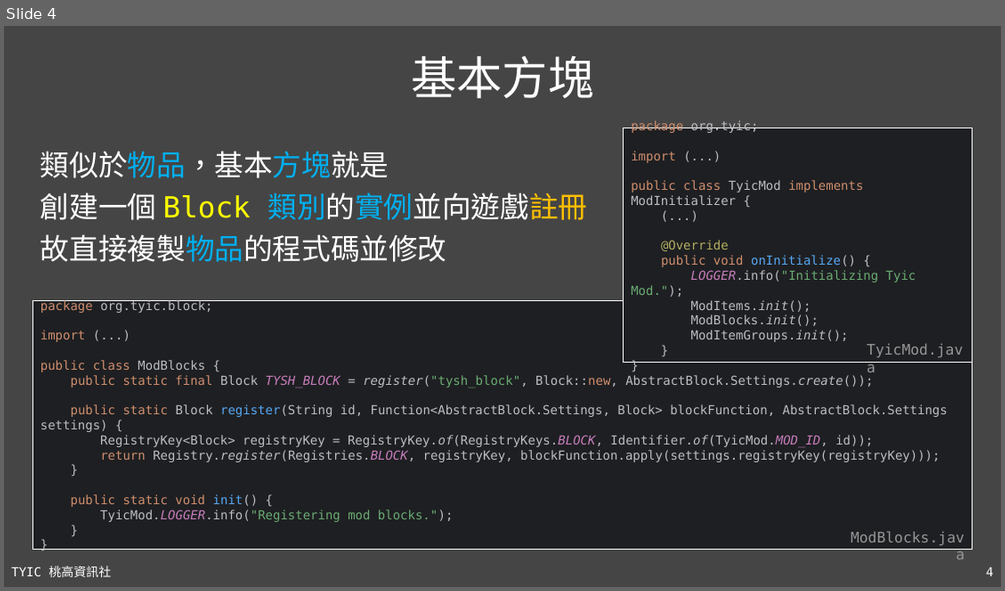
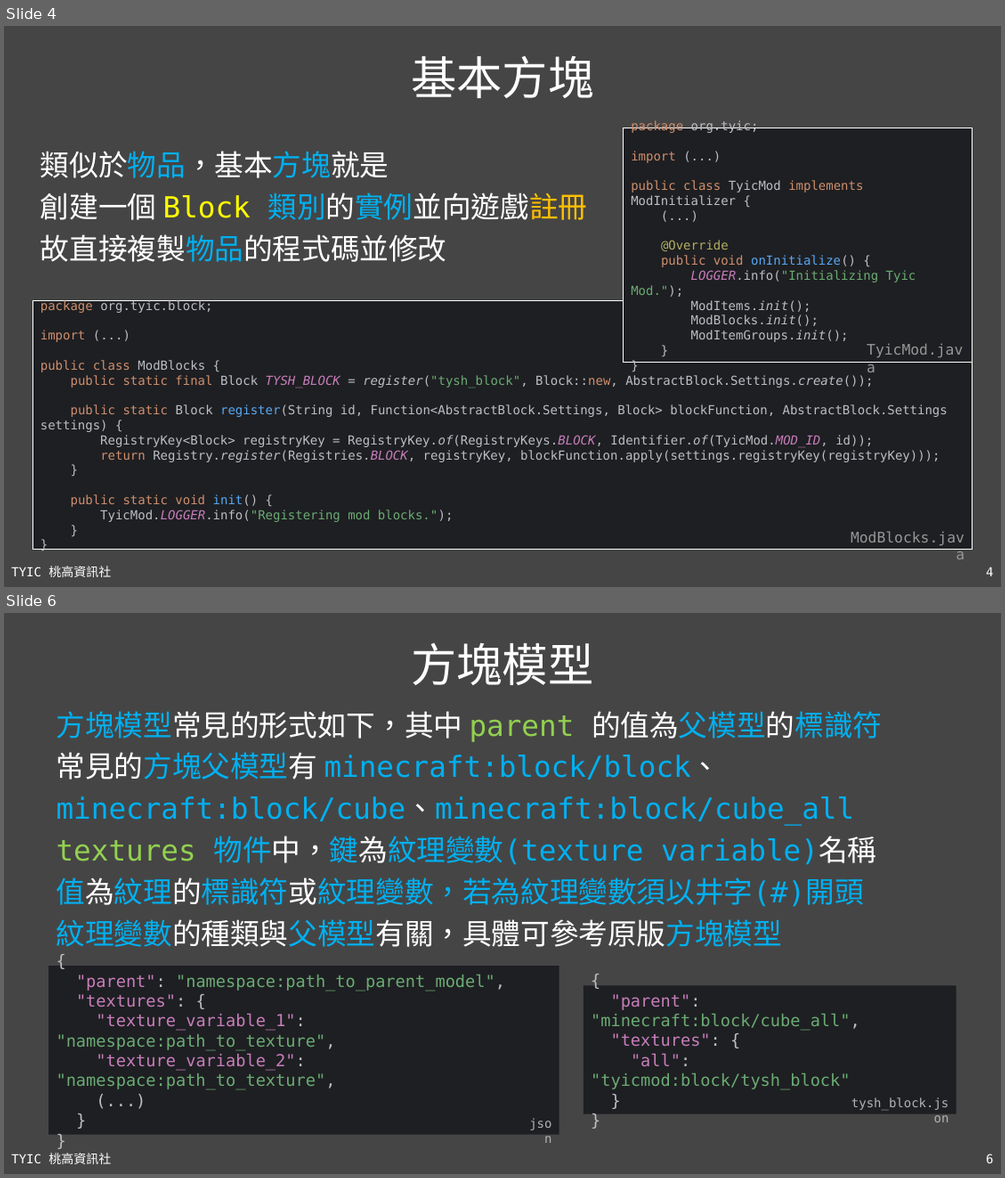
Before and after one commit to TYSHIC/slides, a slide deck: ppt/52_Java專案：方塊.pptx. Shown one above the other, each under a label of ours: slide 4 before the commit, slides 4 and 6 after it; the slides between them are not shown. The pictures are 1005x591 and 1005x1178 pixels, drawn with LibreOffice and Linux fonts; fonts in the diff are those of the drawing. Boxes give left, top, right and bottom in pixels: in the first picture for what was removed or moved away, otherwise in the second. Text is boxed around its words. In the diff, an @@ line names an element or a change of style, - is before the commit and + after.

```diff
--- a/ppt/52_Java專案：方塊.pptx
+++ b/ppt/52_Java專案：方塊.pptx
@@ slide 6 added at [4, 613, 1001, 1174], background #454545; not listed: 2 template elements that a slide beside it also shows @@
@@ title added at [411, 643, 593, 685], 44 pt, text #FFFFFF @@
+方塊模型
@@ text added at [57, 711, 882, 947], 28 pt, text #00B0F0 @@
+方塊模型常見的形式如下，其中 parent 的值為父模型的標識符
+常見的方塊父模型有 minecraft:block/block、
+minecraft:block/cube、minecraft:block/cube_all
+textures 物件中，鍵為紋理變數(texture variable)名稱
+值為紋理的標識符或紋理變數，若為紋理變數須以井字(#)開頭
+紋理變數的種類與父模型有關，具體可參考原版方塊模型
@@ rectangle added at [48, 966, 559, 1135], fill #1E1F22, 16 pt, text #6AAB73 @@
+{
+"parent": "namespace:path_to_parent_model",
+"textures": {
+"texture_variable_1": "namespace:path_to_texture",
+"texture_variable_2": "namespace:path_to_texture",
+(...)
+}
+}
@@ rectangle added at [583, 985, 956, 1114], fill #1E1F22, 16 pt, text #6AAB73 @@
+{
+"parent": "minecraft:block/cube_all",
+"textures": {
+"all": "tyicmod:block/tysh_block"
+}
+}
@@ text added at [517, 1111, 558, 1135], 12 pt, text #B2B2B2 @@
+json
@@ text added at [851, 1097, 948, 1110], 12 pt, text #B2B2B2 @@
+tysh_block.json
```
Also in this commit, not shown: 3 slides changed, 9 other slides added, 4 other files.
